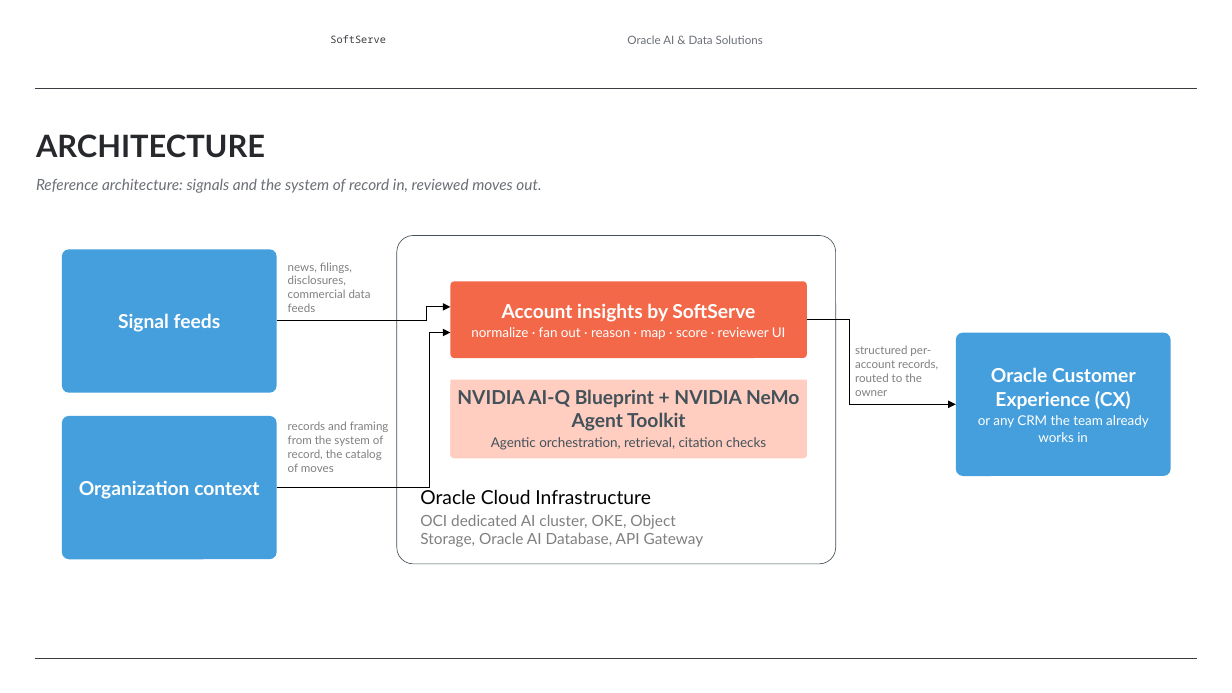
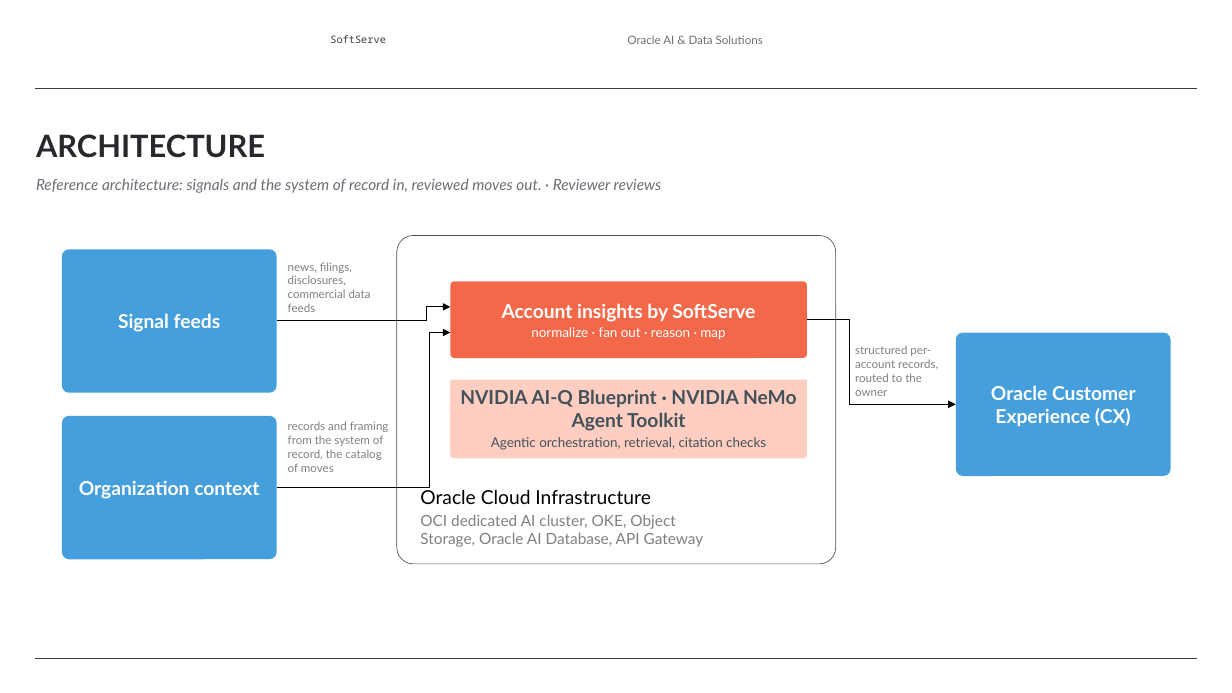
Before and after one commit to alexey-orlov/AO-Personal-OS, a slide deck: slide 8 of outputs/oracle-packs/account-insights/artifacts/account-insights-sales-deck.pptx. Drawn at 1232x693 pixels with LibreOffice and Linux fonts; fonts in the diff are those of the drawing; background and template pictures are left out. Boxes give left, top, right and bottom in pixels: in the first picture for what was removed or moved away, otherwise in the second. Text is boxed around its words. In the diff, an @@ line names an element or a change of style, - is before the commit and + after.

```diff
--- a/outputs/oracle-packs/account-insights/artifacts/account-insights-sales-deck.pptx
+++ b/outputs/oracle-packs/account-insights/artifacts/account-insights-sales-deck.pptx
@@ text at [36, 178, 662, 193]: text changed @@
-Reference architecture: signals and the system of record in, reviewed moves out.
+Reference architecture: signals and the system of record in, reviewed moves out. · Reviewer reviews
@@ text in rounded rectangle at [531, 327, 725, 340]: text changed @@
-normalize · fan out · reason · map · score · reviewer UI
+normalize · fan out · reason · map
@@ text in rectangle at [460, 389, 797, 431]: text changed @@
-NVIDIA AI-Q Blueprint + NVIDIA NeMo Agent Toolkit
+NVIDIA AI-Q Blueprint · NVIDIA NeMo Agent Toolkit
@@ text in rounded rectangle at [978, 415, 1149, 442]: paragraph removed @@
-or any CRM the team already works in
```
Also in this commit, not shown: 3 other slides changed, 5 other files.
